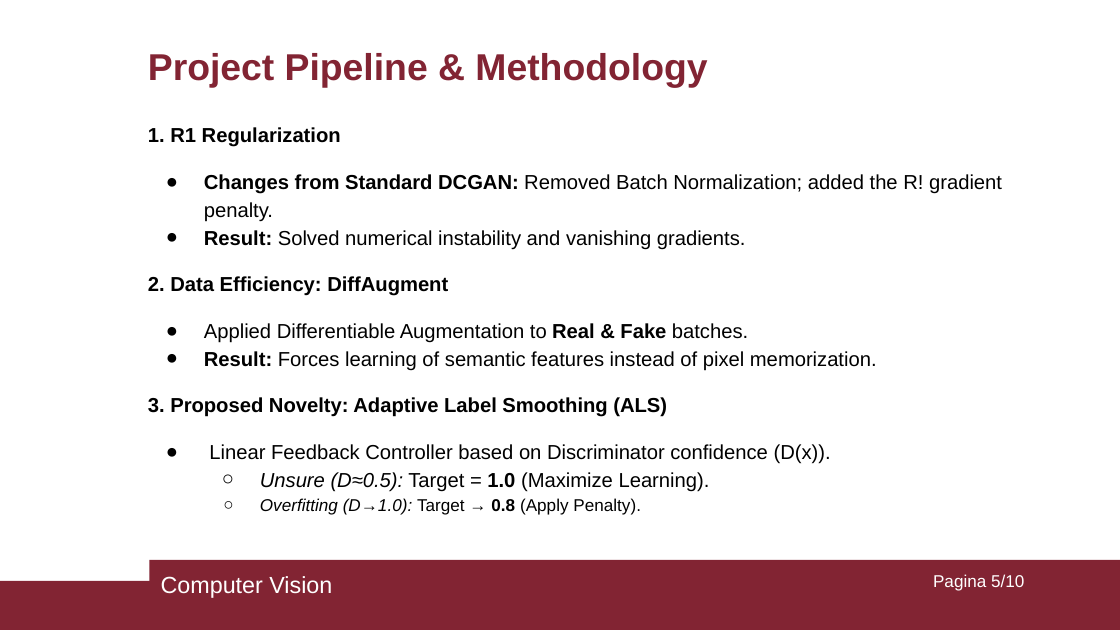
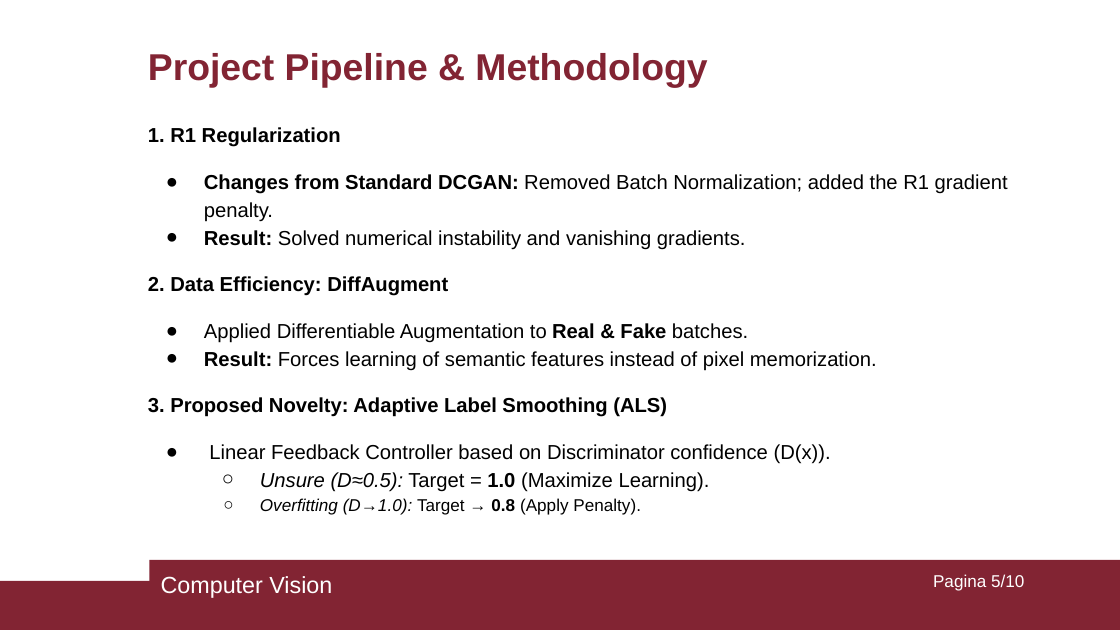
Before and after one commit to matteo-cutroni/CV-project, a slide deck: slide 5 of Efficient Training Process for GANs.pptx. Drawn at 1120x630 pixels with LibreOffice and Linux fonts; fonts in the diff are those of the drawing. Boxes give left, top, right and bottom in pixels: in the first picture for what was removed or moved away, otherwise in the second. Text is boxed around its words. In the diff, an @@ line names an element or a change of style, - is before the commit and + after.

Commit message:
fixed typo

```diff
--- a/Efficient Training Process for GANs.pptx
+++ b/Efficient Training Process for GANs.pptx
@@ text at box(204, 174, 1008, 222): text changed @@
-● Changes from Standard DCGAN: Removed Batch Normalization; added the R! gradient penalty.
+● Changes from Standard DCGAN: Removed Batch Normalization; added the R1 gradient penalty.
```
